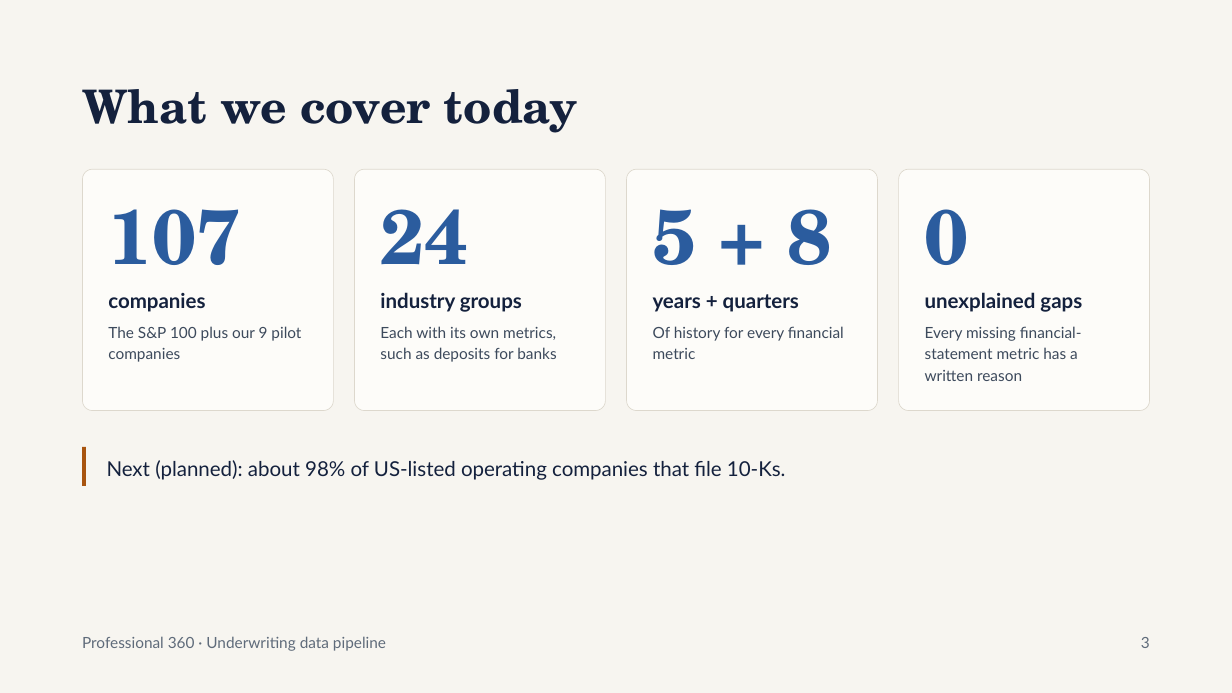
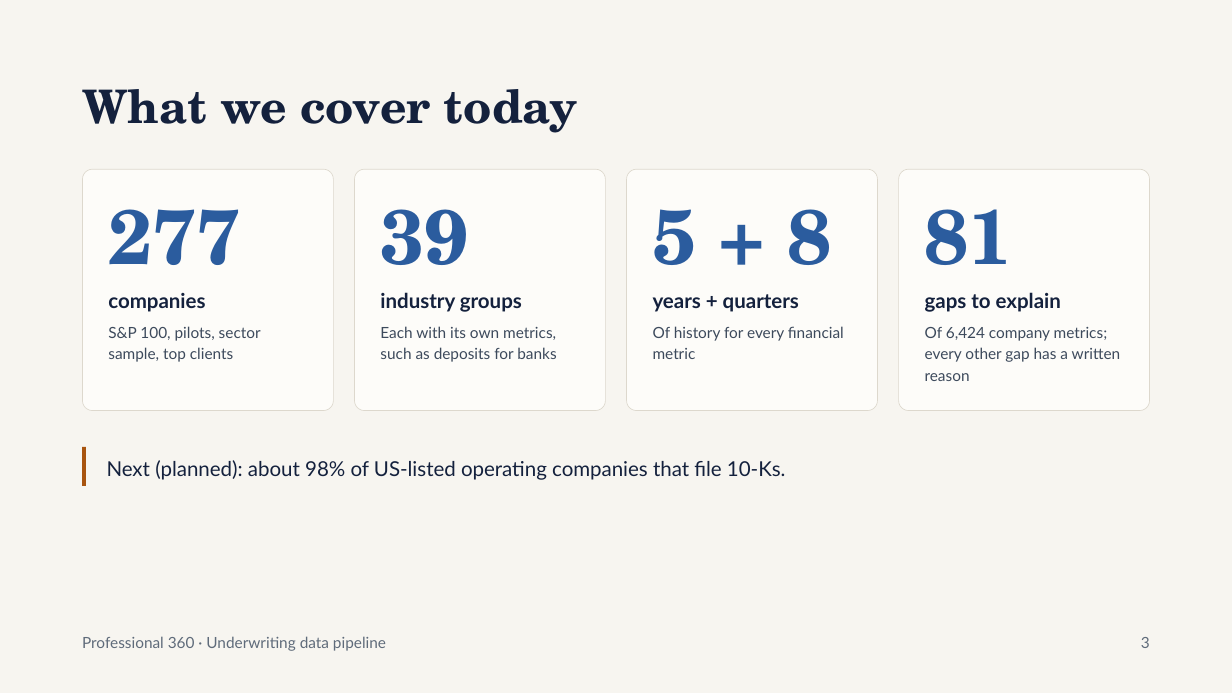
Before and after one commit to jiehuan/prof360, a slide deck: slide 3 of docs/Underwriting Data Pipeline Day-to-Day Workflow.pptx. Drawn at 1232x693 pixels with LibreOffice and Linux fonts; fonts in the diff are those of the drawing. Boxes give left, top, right and bottom in pixels: in the first picture for what was removed or moved away, otherwise in the second. Text is boxed around its words. In the diff, an @@ line names an element or a change of style, - is before the commit and + after.

```diff
--- a/docs/Underwriting Data Pipeline Day-to-Day Workflow.pptx
+++ b/docs/Underwriting Data Pipeline Day-to-Day Workflow.pptx
@@ text at box(108, 209, 241, 265): text changed @@
-107
+277
@@ text at box(380, 209, 468, 265): text changed @@
-24
+39
@@ text at box(925, 209, 1013, 265): text changed @@
-0
+81
@@ text at box(925, 292, 1061, 312): text changed @@
-unexplained gaps
+gaps to explain
@@ text at box(108, 326, 261, 362): text changed @@
-The S&P 100 plus our 9 pilot companies
+S&P 100, pilots, sector sample, top clients
@@ text at box(925, 327, 1121, 381): text changed @@
-Every missing financial-statement metric has a written reason
+Of 6,424 company metrics; every other gap has a written reason
```
Also in this commit, not shown: 3 other slides changed.
